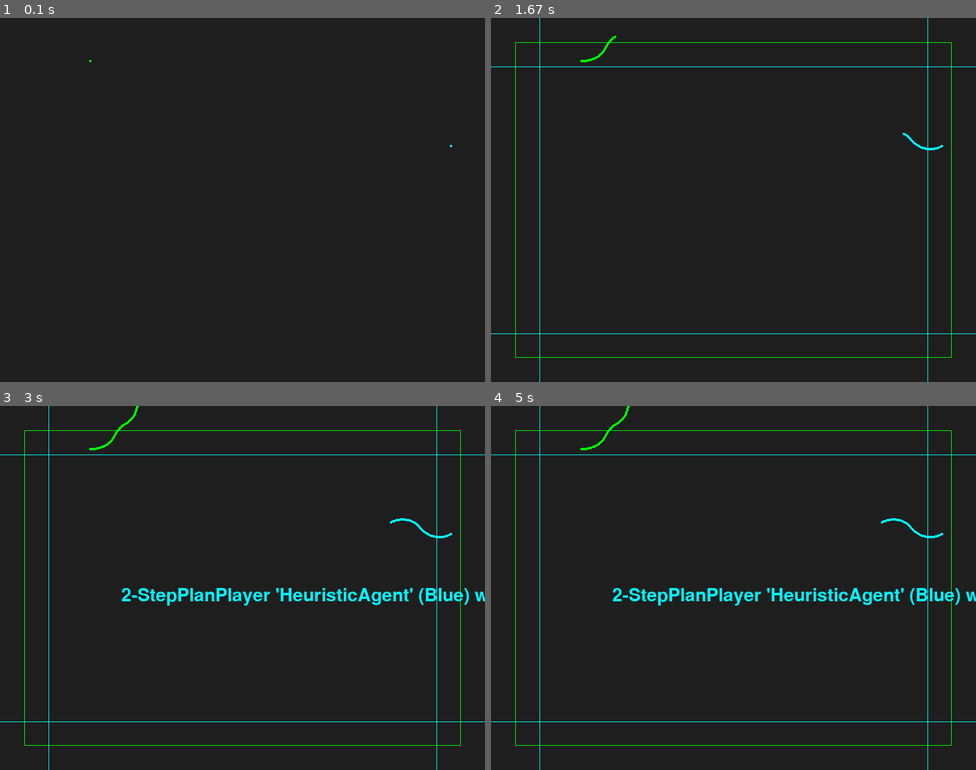
Above: before the commit, frames 1-4 (two rows, left to right).
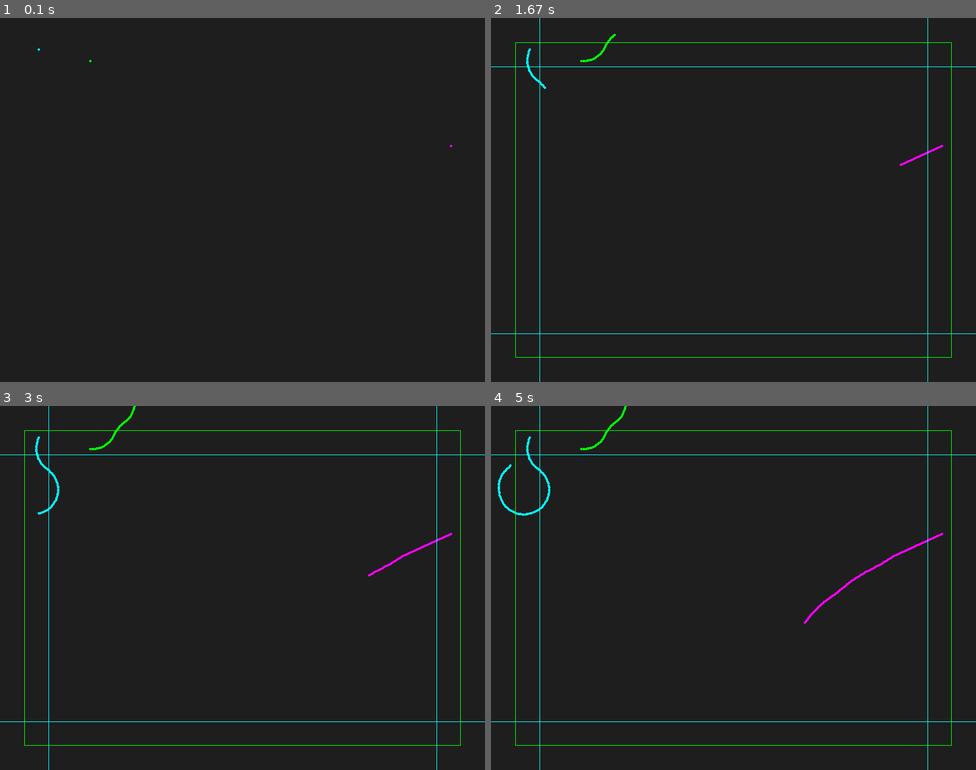
Above: after the commit, the same moments.

Repository: f-weissenbacher/achtung-die-python
Game: pygame game, started from tests/ai_multiplayers_test.py
Same seed, same stepped clock (60 frames per second), same inputs: the game is played once before the commit and once after it.
Inputs:
- Up to frame 1 (0.1 s): no input
- Up to frame 2 (1.67 s): hold Left 0.33-0.87 s; hold Left 0.9-1.3 s; hold Down from 1.33 s (still down); tap 0 at 1.48 s
- Up to frame 3 (3 s): release Down at 1.7 s; hold Left 1.73-2.2 s; tap / at 1.88, 2.87 s; hold Left 2.23-2.77 s; tap * at 2.38 s; tap 0 at 2.95 s
- Up to frame 4 (5 s): tap / at 3.2, 3.63, 4.03, 4.33, 4.7 s; tap * at 3.72 s; tap 0 at 4.12 s

The runs differ from the first frame. In frame 1, less than 0.1% of the frame differs, in the area x 7-94%, y 8-36%; in frame 2, 0.2%; in frame 3, 1.7%; in frame 4, 1.9%, in the area x 1-100%, y 0-60%.

Commit message:
Playing around with NstepPlanPlayer

Diff:
--- a/tests/ai_multiplayers_test.py
+++ b/tests/ai_multiplayers_test.py
@@ -8,15 +8,15 @@
 
 #random.seed(1234)
 
-game = AchtungDieKurveGame(mode="gui")
+game = AchtungDieKurveGame(mode="gui", target_fps=25)
 
 #for k in range(1,4):
 #    game.spawn_player(k, player_type=RandomSteeringAIPlayer, min_turn_radius=game.min_turn_radius,
 #                      turn_angles=np.deg2rad([20.,260.]))
 
 game.spawn_player(4, player_type="human", name="Testuser")
-#game.spawn_player(5, player_type=WallAvoidingAIPlayer, min_turn_radius=game.min_turn_radius)
-game.spawn_player(6, player_type=NStepPlanPlayer, name="HeuristicAgent", num_steps=2, dist_per_step=55.)
+game.spawn_player(5, player_type=WallAvoidingAIPlayer, min_turn_radius=game.min_turn_radius)
+game.spawn_player(6, player_type=NStepPlanPlayer, name="", num_steps=2, dist_per_step=55.)
 
 game.run_game_loop(close_when_finished=False)
 game.print_scoreboard()
--- a/tests/nstep_plan_player_test.py
+++ b/tests/nstep_plan_player_test.py
@@ -1,10 +1,12 @@
 import logging
 #import random
+import time
 
 import numpy as np
 seed = np.random.randint(1,20000)
 #seed = 16834
 #seed = 19421
+seed = 13798   # very nice at 30 fps
 print("Seed: ", seed)
 np.random.seed(seed)
 
@@ -12,13 +14,11 @@
 from game import AchtungDieKurveGame
 from players.aiplayers import NStepPlanPlayer, WallAvoidingAIPlayer
 
-import pygame
-
 
 logging.basicConfig(level=logging.INFO,
                     format="%(relativeCreated)d %(levelname)s [%(module)s.%(funcName)s:%(lineno)d] - %(message)s")
 
-game = AchtungDieKurveGame(target_fps=20, game_speed_factor=1.0, run_until_last_player_dies=True,
+game = AchtungDieKurveGame(target_fps=30, game_speed_factor=1.0, run_until_last_player_dies=True,
                            ignore_self_collisions=False, mode="gui-debug")
 
 #print(f"Minimal turning radius: {game.min_turn_radius}")
@@ -35,7 +35,7 @@
 dist_per_step = 55.
 ticks_per_step = int(dist_per_step/game.dist_per_tick)
 p_ut = game.spawn_player(2, init_pos=(400,200), init_angle=np.deg2rad(0.), player_type=NStepPlanPlayer, num_steps=2,
-                         ticks_per_step=ticks_per_step, startblock_length=50, plan_update_period=int(1.2*ticks_per_step))
+                         ticks_per_step=ticks_per_step, startblock_length=50, plan_update_period=int(0.6*ticks_per_step))
 
 #p_ut = game.players[0] # player under test
 
@@ -46,7 +46,7 @@
 #R_min = game.min_turn_radius
 #center_rect = pygame.rect.Rect(2*R_min, 2*R_min, game.screen_width - 4*R_min, game.screen_height - 4*R_min)
 
-max_ticks = 50000
+max_ticks = 5000
 tick = 0
 game.running = True
 while game.running and tick <= max_ticks:
@@ -63,9 +63,9 @@
 else:
     logging.warning(f"FAILURE: {p_ut} hit an obstacle  (seed: {seed})")
 
-logging.info(f"Total travel distance: {p_ut.dist_travelled:.1f}")
+time.sleep(0.5)
+game.print_scoreboard()
 
 print("Number of plan  updates", p_ut.num_updates)
 
-game.running = True
 game.wait_for_window_close()
